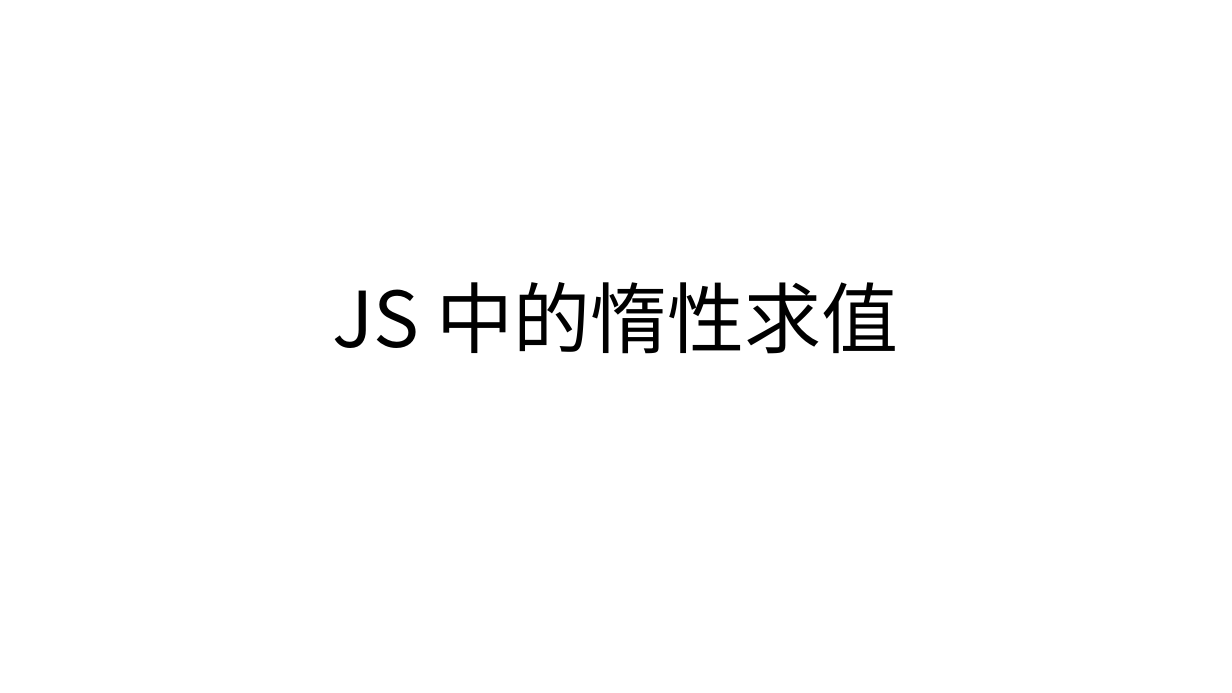
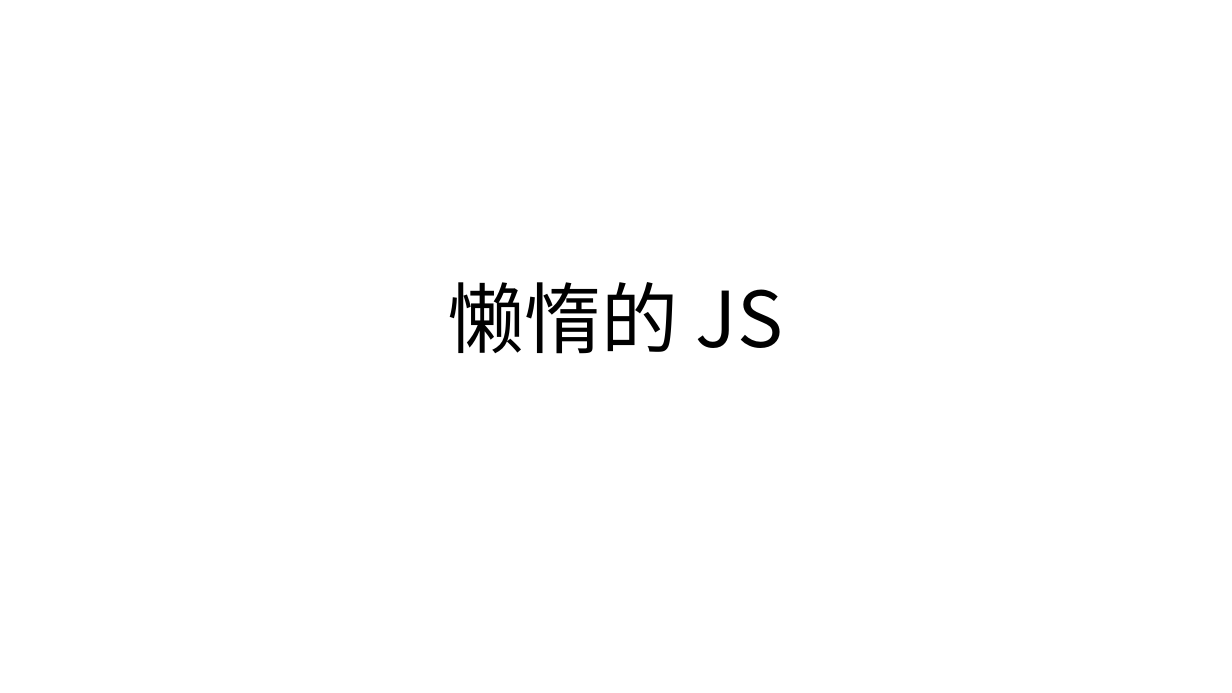
Before and after one commit to zh-rocco/lazy-evaluation, a slide deck: slide 8 of ppt/lazy-evaluation.pptx. Drawn at 1232x693 pixels with LibreOffice and Linux fonts; fonts in the diff are those of the drawing. Boxes give left, top, right and bottom in pixels: in the first picture for what was removed or moved away, otherwise in the second. Text is boxed around its words. In the diff, an @@ line names an element or a change of style, - is before the commit and + after.

```diff
--- a/ppt/lazy-evaluation.pptx
+++ b/ppt/lazy-evaluation.pptx
@@ title at [448,282,783,354]: text changed @@
-JS 中的惰性求值
+懒惰的 JS
```
Also in this commit, not shown: 5 other slides changed, 5 other files.
